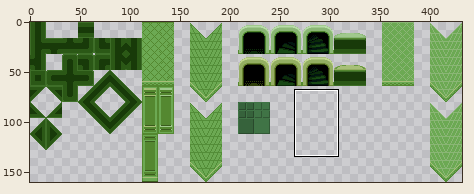
Sprite sheet, stored at public/gfx/tiles/jadeInteriorLight.png. The first picture is a wide view before the edit; the outline marks the close-up.
Close-up. Before:
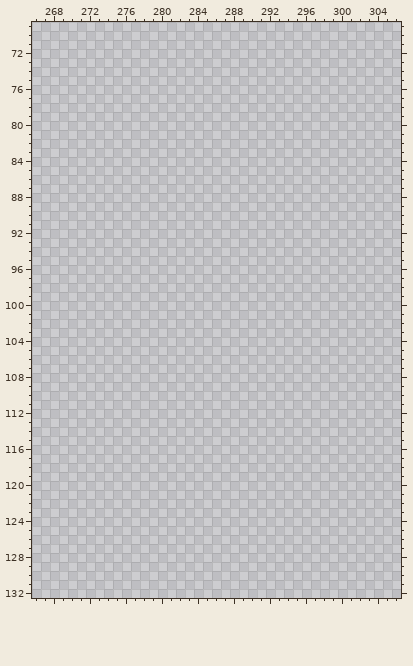
The file is 432x160 pixels. Colours within 5 levels of each other are drawn and written as one. Shown: x 266..306, y 69..132.
New version:
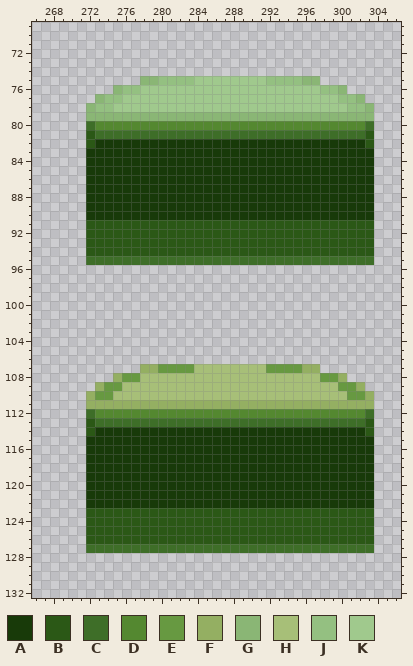
Palette (. is transparent): A #183a09  B #2b5816  C #3e6e28  D #548830  E #679941  F #94af62  G #8ab675  H #a7bf78  J #94c081  K #a0c98d
Change:
@@ x 266..306 @@
  74 .........................................
- 75 .........................................
- 76 .........................................
- 77 .........................................
- 78 .........................................
- 79 .........................................
- 80 .........................................
- 81 .........................................
- 82 .........................................
- 83 .........................................
- 84 .........................................
- 85 .........................................
- 86 .........................................
- 87 .........................................
- 88 .........................................
- 89 .........................................
- 90 .........................................
- 91 .........................................
- 92 .........................................
- 93 .........................................
- 94 .........................................
- 95 .........................................
+ 75 ............GGJJJJKKKKKKKKJJJJGG.........
+ 76 .........GJJKKKKKKKKKKKKKKKKKKKKJJG......
+ 77 .......GJJKKKKKKKKKKKKKKKKKKKKKKKKJJG....
+ 78 ......GJJKKKKKKKKKKKKKKKKKKKKKKKKKKJJG...
+ 79 ......GGGGGGGGGGGGGGGGGGGGGGGGGGGGGGGG...
+ 80 ......CDDDDDDDDDDDDDDDDDDDDDDDDDDDDDDC...
+ 81 ......BCCCCCCCCCCCCCCCCCCCCCCCCCCCCCCB...
+ 82 ......BAAAAAAAAAAAAAAAAAAAAAAAAAAAAAAB...
+ 83 ......AAAAAAAAAAAAAAAAAAAAAAAAAAAAAAAA...
+ 84 ......AAAAAAAAAAAAAAAAAAAAAAAAAAAAAAAA...
+ 85 ......AAAAAAAAAAAAAAAAAAAAAAAAAAAAAAAA...
+ 86 ......AAAAAAAAAAAAAAAAAAAAAAAAAAAAAAAA...
+ 87 ......AAAAAAAAAAAAAAAAAAAAAAAAAAAAAAAA...
+ 88 ......AAAAAAAAAAAAAAAAAAAAAAAAAAAAAAAA...
+ 89 ......AAAAAAAAAAAAAAAAAAAAAAAAAAAAAAAA...
+ 90 ......AAAAAAAAAAAAAAAAAAAAAAAAAAAAAAAA...
+ 91 ......BBBBBBBBBBBBBBBBBBBBBBBBBBBBBBBB...
+ 92 ......BBBBBBBBBBBBBBBBBBBBBBBBBBBBBBBB...
+ 93 ......BBBBBBBBBBBBBBBBBBBBBBBBBBBBBBBB...
+ 94 ......BBBBBBBBBBBBBBBBBBBBBBBBBBBBBBBB...
+ 95 ......CCCCCCCCCCCCCCCCCCCCCCCCCCCCCCCC...
  96 .........................................
@@ x 266..306 @@
 106 .........................................
-107 .........................................
-108 .........................................
-109 .........................................
-110 .........................................
-111 .........................................
-112 .........................................
-113 .........................................
-114 .........................................
-115 .........................................
-116 .........................................
-117 .........................................
-118 .........................................
-119 .........................................
-120 .........................................
-121 .........................................
-122 .........................................
-123 .........................................
-124 .........................................
-125 .........................................
-126 .........................................
-127 .........................................
+107 ............FFEEEEHHHHHHHHEEEEFF.........
+108 .........FEEHHHHHHHHHHHHHHHHHHHHEEF......
+109 .......FEEHHHHHHHHHHHHHHHHHHHHHHHHEEF....
+110 ......FEEHHHHHHHHHHHHHHHHHHHHHHHHHHEEF...
+111 ......FFFFFFFFFFFFFFFFFFFFFFFFFFFFFFFF...
+112 ......CDDDDDDDDDDDDDDDDDDDDDDDDDDDDDDC...
+113 ......BCCCCCCCCCCCCCCCCCCCCCCCCCCCCCCB...
+114 ......BAAAAAAAAAAAAAAAAAAAAAAAAAAAAAAB...
+115 ......AAAAAAAAAAAAAAAAAAAAAAAAAAAAAAAA...
+116 ......AAAAAAAAAAAAAAAAAAAAAAAAAAAAAAAA...
+117 ......AAAAAAAAAAAAAAAAAAAAAAAAAAAAAAAA...
+118 ......AAAAAAAAAAAAAAAAAAAAAAAAAAAAAAAA...
+119 ......AAAAAAAAAAAAAAAAAAAAAAAAAAAAAAAA...
+120 ......AAAAAAAAAAAAAAAAAAAAAAAAAAAAAAAA...
+121 ......AAAAAAAAAAAAAAAAAAAAAAAAAAAAAAAA...
+122 ......AAAAAAAAAAAAAAAAAAAAAAAAAAAAAAAA...
+123 ......BBBBBBBBBBBBBBBBBBBBBBBBBBBBBBBB...
+124 ......BBBBBBBBBBBBBBBBBBBBBBBBBBBBBBBB...
+125 ......BBBBBBBBBBBBBBBBBBBBBBBBBBBBBBBB...
+126 ......BBBBBBBBBBBBBBBBBBBBBBBBBBBBBBBB...
+127 ......CCCCCCCCCCCCCCCCCCCCCCCCCCCCCCCC...
 128 .........................................
